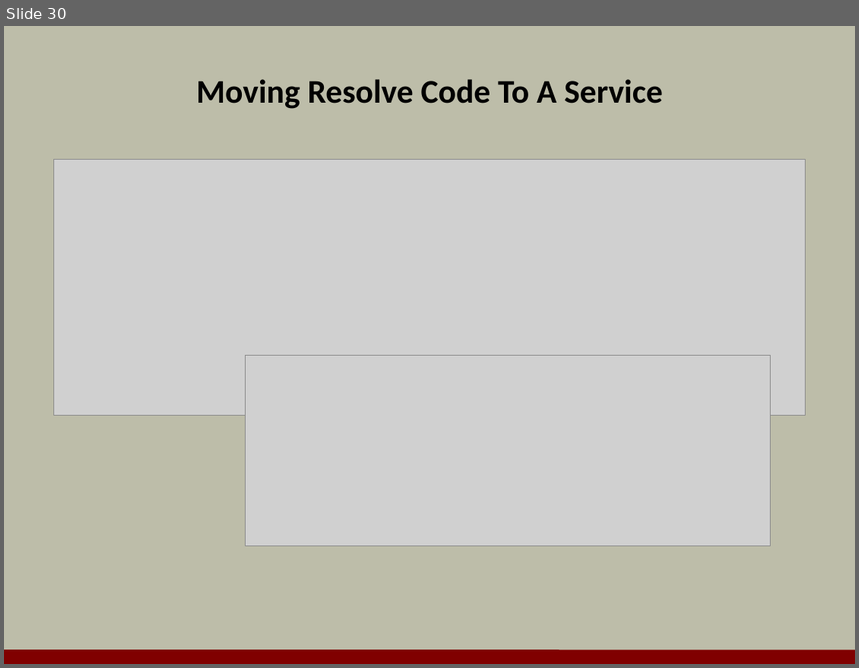
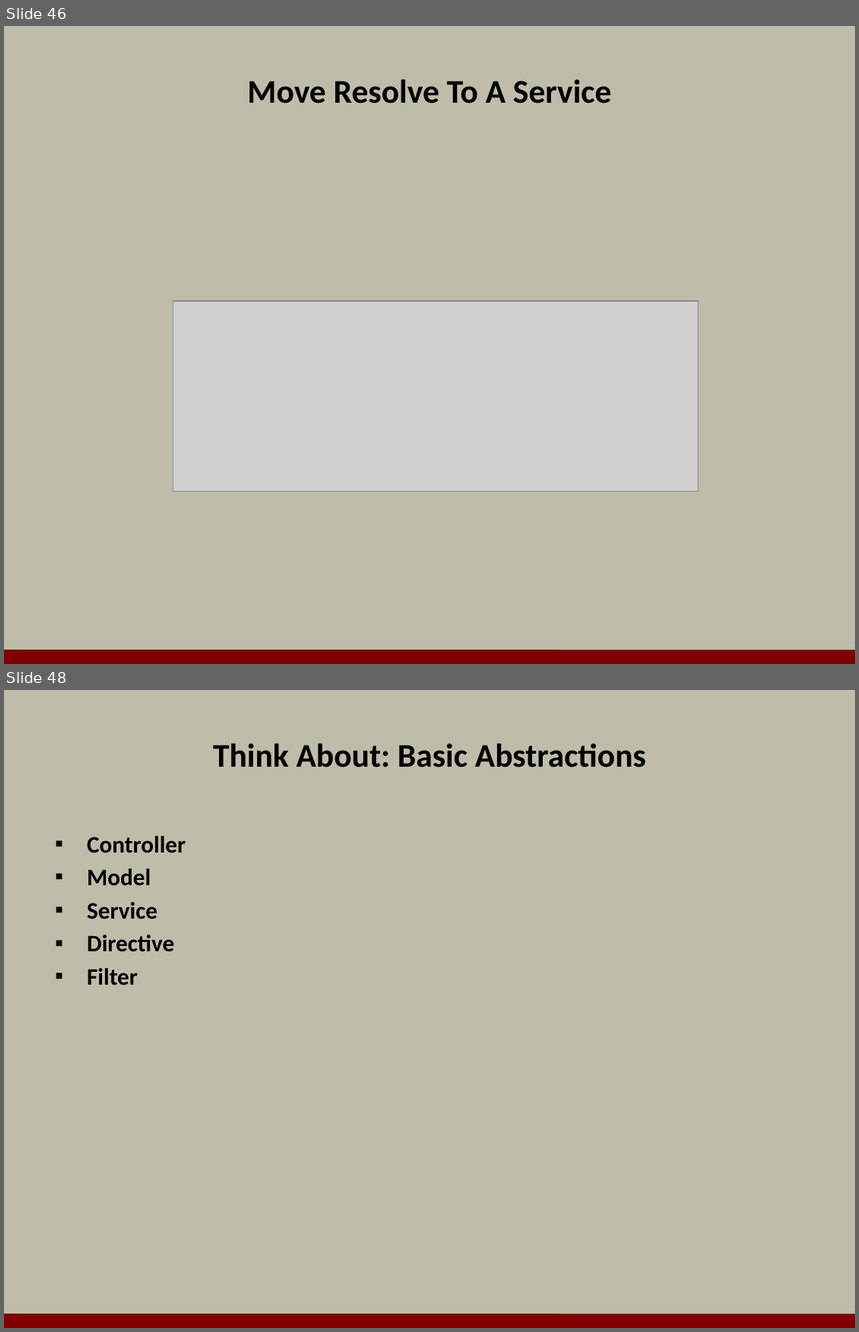
Before and after one commit to OdeToCode/classes, a slide deck: angularjs/slides/09_pratices.pptx. Shown one above the other, each under a label of ours: slide 30 before the commit, slides 46 and 48 after it; the slides between them are not shown. The pictures are 859x668 and 859x1332 pixels, drawn with LibreOffice and Linux fonts; fonts in the diff are those of the drawing; grey boxes stand for pictures; background and template pictures are left out. Boxes give left, top, right and bottom in pixels: in the first picture for what was removed or moved away, otherwise in the second. Text is boxed around its words. In the diff, an @@ line names an element or a change of style, - is before the commit and + after.

```diff
--- a/angularjs/slides/09_pratices.pptx
+++ b/angularjs/slides/09_pratices.pptx
@@ slide 48 added at [4,690,855,1328], background #BDBDA9; not listed: 1 template element that a slide beside it also shows @@
@@ title added at [213,743,646,768], 28 pt, text #000000, bold @@
+Think About: Basic Abstractions
@@ text added at [87,836,186,986], 20 pt, text #000000, bold @@
+▪ Controller
+▪ Model
+▪ Service
+▪ Directive
+▪ Filter
@@ what was slide 30 is now slide 46 @@
@@ slide 46 changed as well @@
@@ title at [247,79,612,104]: text changed @@
-Moving Resolve Code To A Service
+Move Resolve To A Service
@@ picture removed at [53,160,805,416] @@
@@ picture: place and size @@
-picture at [245,355,770,546]
+picture at [173,301,699,492]
```
Also in this commit, not shown: 2 other slides changed, 47 other slides added, 27 slides removed.
